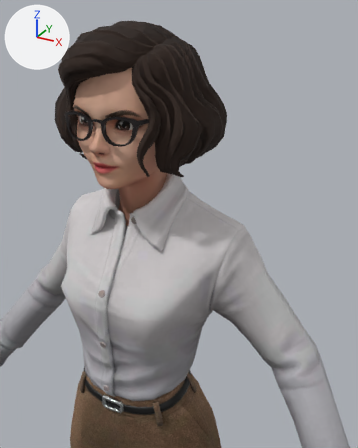
The glTF model public/models/tonya.glb, before and after one commit.
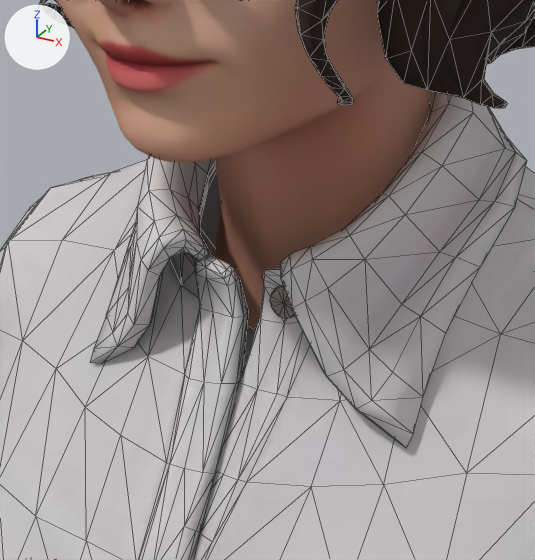
There are two pictures of each version: one from a 50 mm lens placed at (0.446, -0.703, 1.789), pointed at (0.109, -0.091, 1.483), one close up on the part from 20% to 53% of the width and 34% to 62% of the height. Every picture has the same lights, and +X, +Y and +Z are marked at upper left. The close-ups show mesh edges as thin lines. Vertices at the same position are counted once.

The first close-up shows 'Wolf3D_Hair', 'Wolf3D_Head', 'Wolf3D_Outfit_Top'.
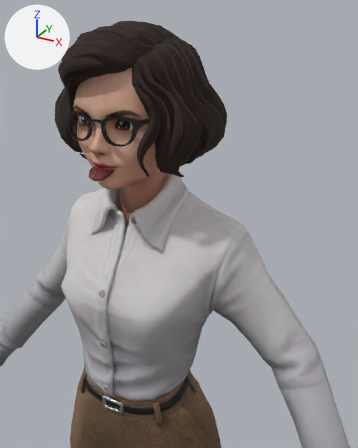
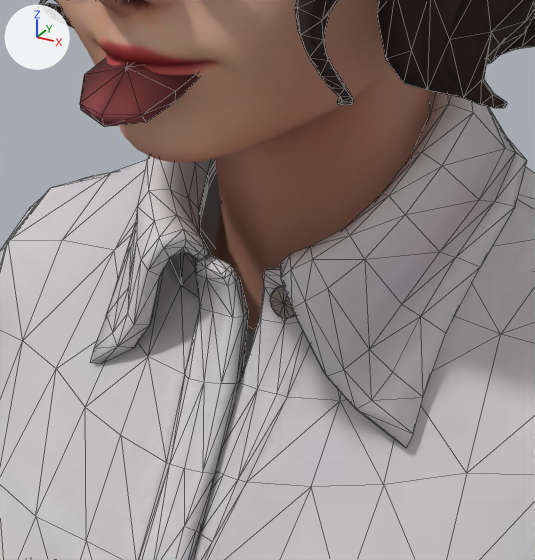
The newer file adds a shape key; the second version is drawn at full value of the shape key 'tongueOut' of 'Wolf3D_Teeth', and the change is written as the vertex moves it makes.

Boxes (x1, y1, x2, y2) around the edits, measured in the close-ups (535 x 560 px):
'Wolf3D_Teeth', reshaped (not visible before)
    after: (80, 58, 198, 127)

The change in detail:
me_wolf3d_teeth is used by ob_wolf3d_teeth; location (0.0, 0.0, 0.0).
me_wolf3d_teeth had 77 vertices, 100 faces and spanned x -0.0263..0.0263, y -0.131..-0.0681, z 1.5531..1.5868.
me_wolf3d_teeth now has 77 vertices, 100 faces and spans x -0.0263..0.0263, y -0.1535..-0.0912, z 1.5522..1.5868.
me_wolf3d_teeth part 1: 17 of 77 vertices moved; they spanned x -0.0191..0.0191, y -0.1161..-0.0681, z 1.5643..1.5753 and now span x -0.0191..0.0191, y -0.1535..-0.101, z 1.5522..1.5747; mean shift (0.0, -0.0373, -0.0065); largest move (0.0, -0.0957, 1.5742) -> (0.0, -0.1386, 1.5684).
